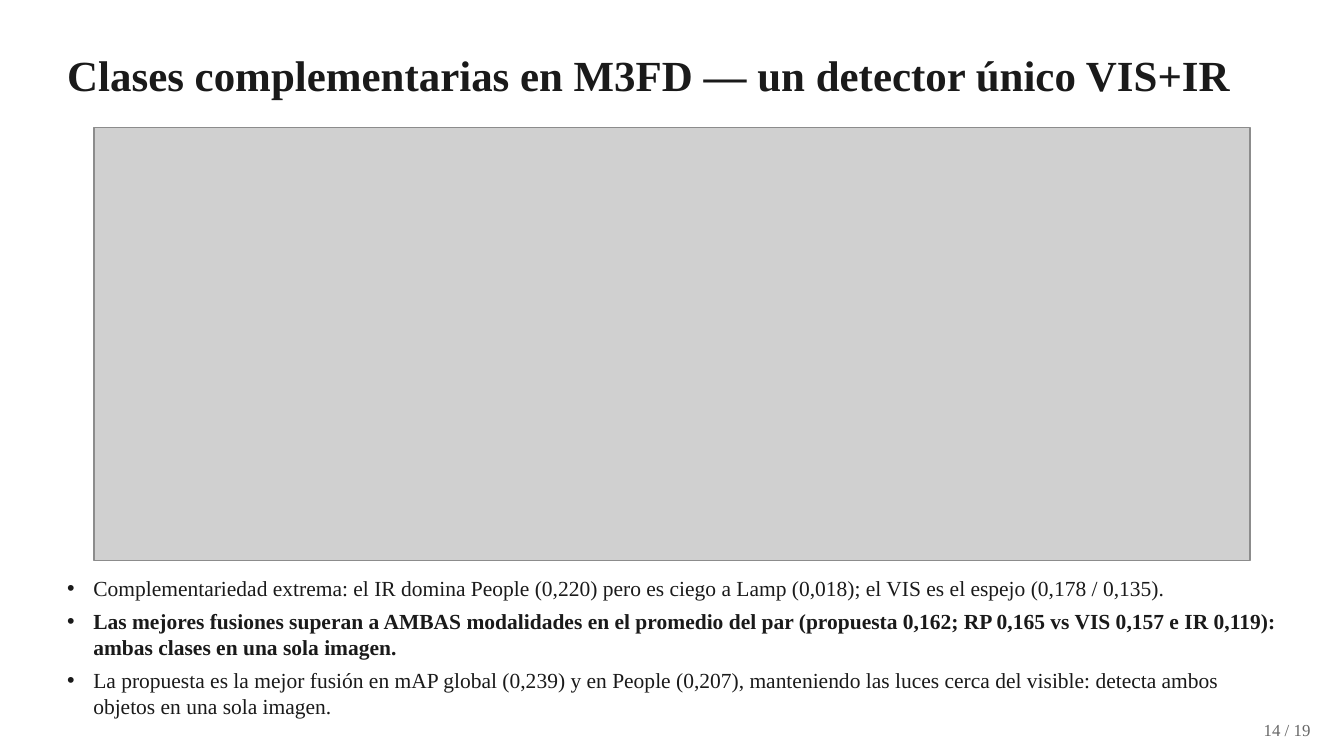
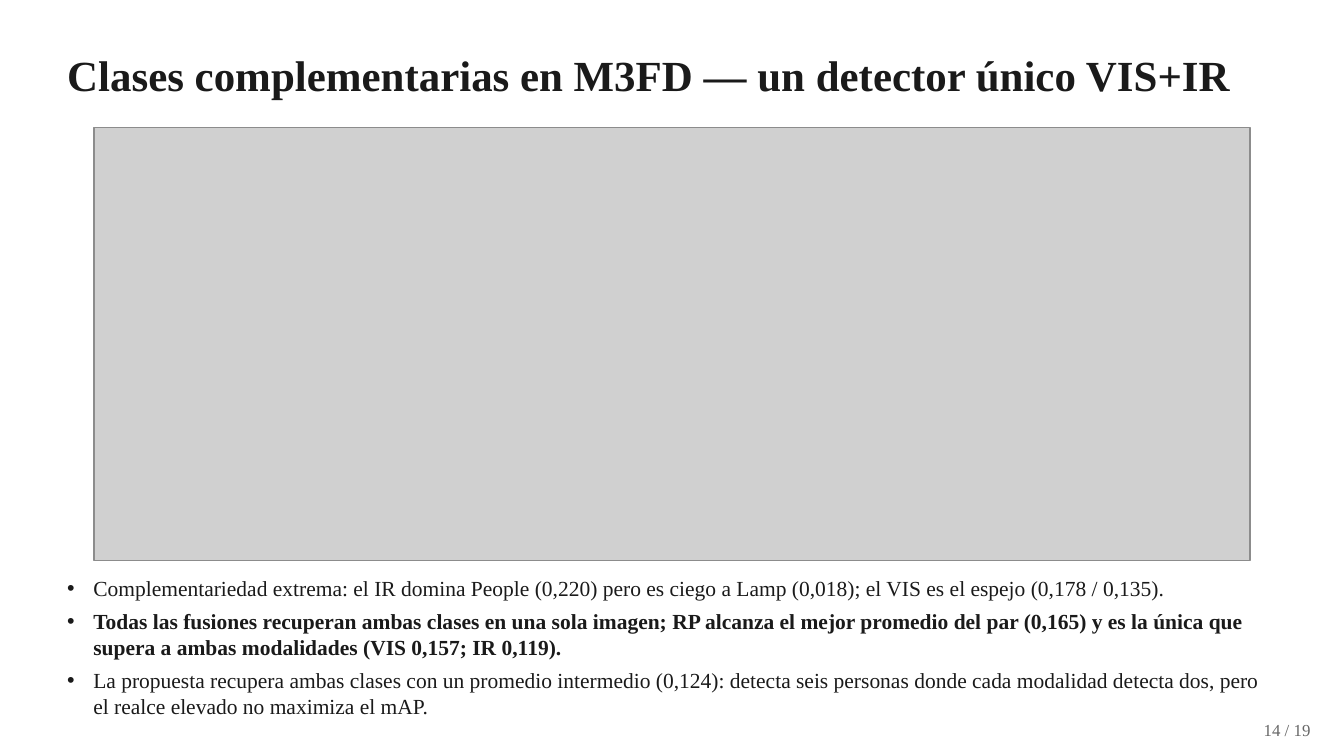
Before and after one commit to YanBajac/TFM_Fusion_Imagenes_Propuesta_Oficial, a slide deck: slide 14 of docs/Tesis_Defensa_Presentacion.pptx. Drawn at 1344x756 pixels with LibreOffice and Linux fonts; fonts in the diff are those of the drawing; grey boxes stand for pictures. Boxes give left, top, right and bottom in pixels: in the first picture for what was removed or moved away, otherwise in the second. Text is boxed around its words. In the diff, an @@ line names an element or a change of style, - is before the commit and + after.

Commit message:
Config oficial r=25, m=0,30: rango publicado sin modificaciones y criterio "mayor es mejor"
Optimizacion fiel a Ortega y Espinoza (2025): aptitud F_o con el rango publicado
m en [0,30; 2,00]; las 25 configuraciones del Cuadro 1 convergen al piso del rango
(m* = 0,30). El radio r = 25 se adopta porque, a igual peso, maximiza las nueve
metricas de evaluacion —todas de tipo "mayor es mejor"— y activa el banco completo
de cinco elementos estructurantes.

Resultados (20 pares TNO, recomputados):
- Ranking agregado: 2o de 7 (3,67), tras la piramide de Laplace (3,44)
- Primera en entropia (6,9888) y contenido de bordes (1,1045); segunda en SD, MG y SF
- Wilcoxon-Holm vs los 5 metodos del estado del arte: gana a los cinco en EN, FE, MG
  y SF, y a cuatro de cinco en SD; cede en fidelidad (SSIM, PSNR) e informacion mutua
- Frente al Top-Hat clasico gana en 6 de 9 metricas, incluida SSIM (0,668 vs 0,578)

Deteccion (reentrenada): LLVIP mAP@0,5 = 0,913, en el extremo inferior de la banda de
fusiones; M3FD mAP = 0,211 y promedio del par complementario 0,124. H3 queda NO
sostenida y se reformula como aporte metodologico: optimizar las metricas de actividad
y optimizar el desempeno en tarea son objetivos distintos y deben reportarse por separado.

Se agregan los analisis que sustentan la decision: analisis_aptitud_operador.py
(ganancia de detalle del operador y descomposicion de F_o), barrido_metricas_vs_m.py
(las nueve metricas frente a m) y comparativa_visual_m.py (control de saturacion).

```diff
--- a/docs/Tesis_Defensa_Presentacion.pptx
+++ b/docs/Tesis_Defensa_Presentacion.pptx
@@ text at [93, 614, 1258, 715]: text changed; bold on @@
-• Las mejores fusiones superan a AMBAS modalidades en el promedio del par (propuesta 0,162; RP 0,165 vs VIS 0,157 e IR 0,119): ambas clases en una sola imagen.
-• La propuesta es la mejor fusión en mAP global (0,239) y en People (0,207), manteniendo las luces cerca del visible: detecta ambos objetos en una sola imagen.
+• Todas las fusiones recuperan ambas clases en una sola imagen; RP alcanza el mejor promedio del par (0,165) y es la única que supera a ambas modalidades (VIS 0,157; IR 0,119).
+• La propuesta recupera ambas clases con un promedio intermedio (0,124): detecta seis personas donde cada modalidad detecta dos, pero el realce elevado no maximiza el mAP.
```
Also in this commit, not shown: 9 other slides changed, 51 other files.
